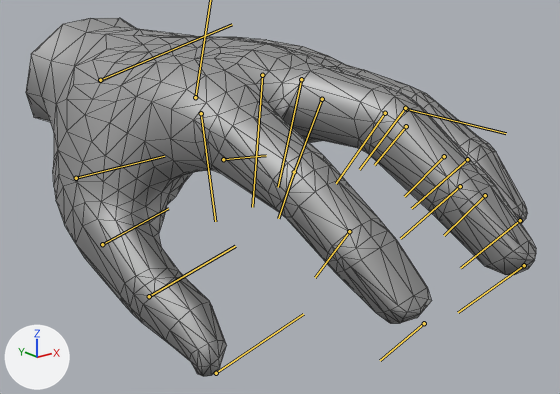
One commit to the Blender file Blender/BlenderFiles/HandRiging.blend: the scene before it, then after it.
Before and after are seen from a camera (50 mm lens) standing at (-0.1195, -0.2139, 0.0968) and looking at (0.0388, -0.016, 0.0177). The axes (+X, +Y, +Z) are drawn at lower left. The lights are the same throughout. The bones that bend it are drawn over the model as lines. Mesh edges are drawn as thin lines.

Names of what the first picture shows: 'hands:Lhand'.
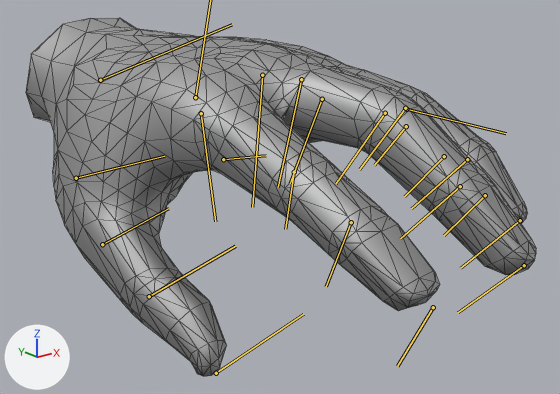
The newer file adds an action. The first version stands in its rest pose; the second is drawn at frame 1 of the action 'l_point'.

The change, as a diff of the scene's bpy script:
```diff
--- a/Blender/BlenderFiles/HandRiging.blend.py
+++ b/Blender/BlenderFiles/HandRiging.blend.py
@@ bone_hands_b_l_index2 @@
 bone_hands_b_l_index2 = bpy.data.objects['Armature'].pose.bones['hands:b_l_index2']  # child of 'hands:b_l_index1'
-bone_hands_b_l_index2.rotation_quaternion = (1.0, 0.0, 0.0, 0.0)  # degrees (0, 0, 0)
+bone_hands_b_l_index2.rotation_quaternion = (0.995, -0.018, 0.014, -0.094)  # degrees (-2, 1, -11)
```

Boxes (x1, y1, x2, y2) around the edits, measured in the pictures (560 x 394 px):
'hands:Lhand', posed
    both: (26, 18, 536, 377)
bone 'hands:b_l_index2', root to tip
    before: (294, 172) to (278, 218)
    after: (294, 172) to (285, 229)
